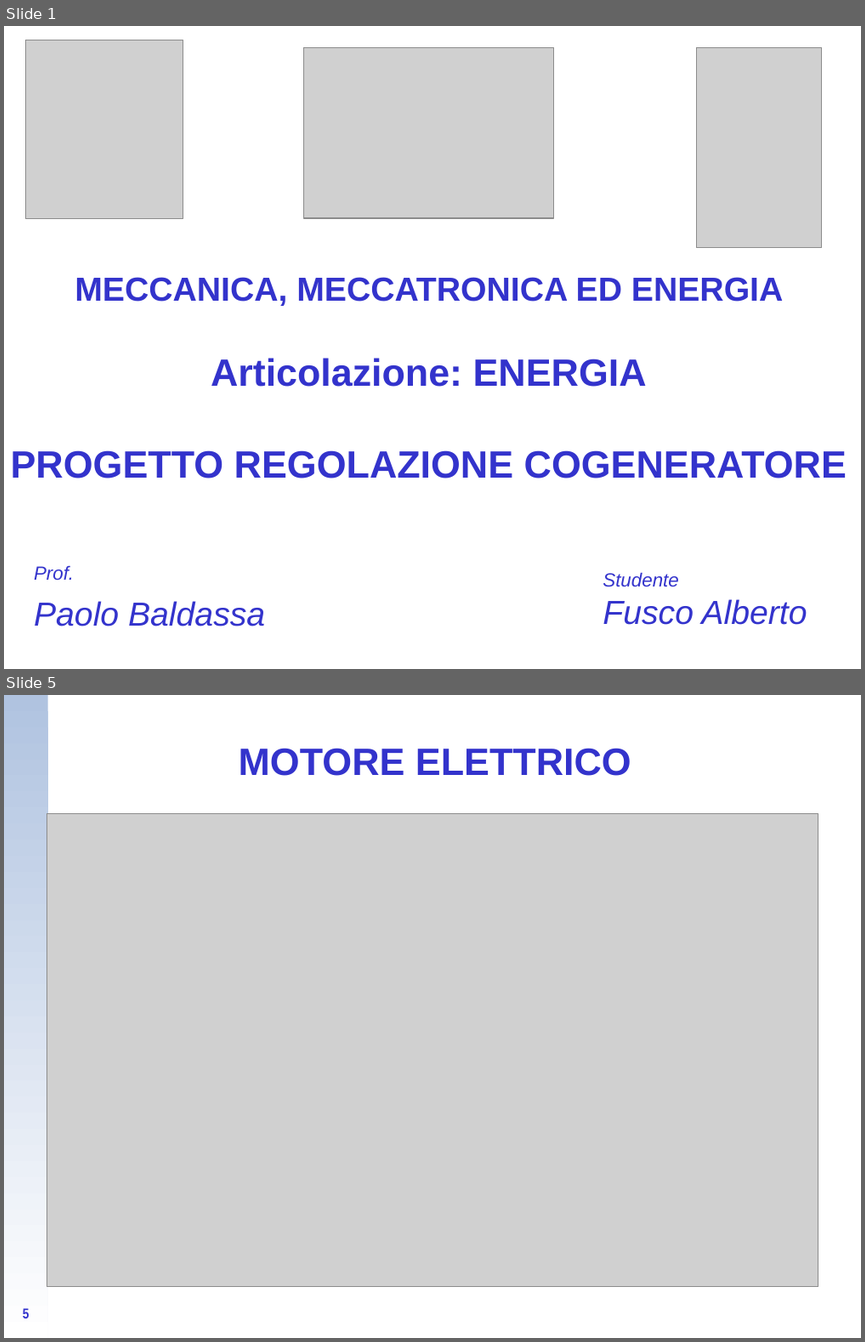
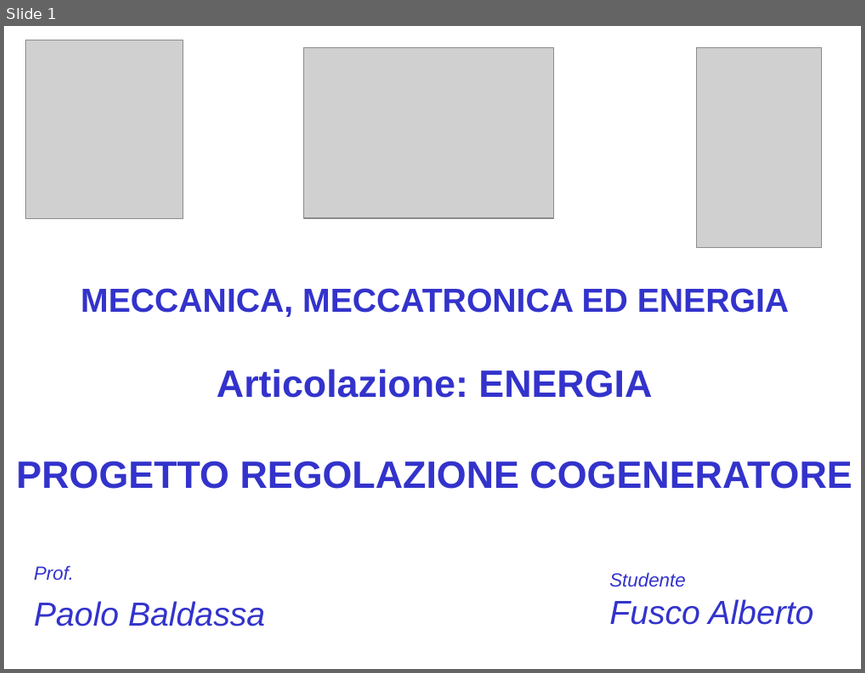
Before and after one commit to CampelloManuel/progetto-esame, a slide deck: tesina/Fusco Alberto.ppt. Shown one above the other, each under a label of ours: slides 1 and 5 before the commit, slide 1 after it; the slides between them are not shown. The pictures are 865x1342 and 865x673 pixels, drawn with LibreOffice and Linux fonts; fonts in the diff are those of the drawing; grey boxes stand for pictures; background and template pictures are left out. Boxes give left, top, right and bottom in pixels: in the first picture for what was removed or moved away, otherwise in the second. Text is boxed around its words. In the diff, an @@ line names an element or a change of style, - is before the commit and + after.

```diff
--- a/tesina/Fusco Alberto.ppt
+++ b/tesina/Fusco Alberto.ppt
@@ slide 5 removed at [4,695,861,1338], background picture (left out) @@
@@ rectangle removed at [4,695,47,1338] @@
@@ title removed at [239,748,631,776] @@
-MOTORE ELETTRICO
@@ picture removed at [46,814,818,1287] @@
@@ page number removed at [23,1308,30,1318] @@
-5
@@ slide 1 changed as well @@
@@ text "MECCANICA, MECCATRONICA ED ENERGIA Articolazione: ...": place and size @@
-text "MECCANICA, MECCATRONICA ED ENERGIA Articolazione: ..." at [11,277,846,478]
+text "MECCANICA, MECCATRONICA ED ENERGIA Articolazione: ..." at [16,288,851,488]
@@ text "Studente": place and size @@
-text "Studente" at [602,572,806,624]
+text "Studente" at [609,572,813,624]
```
Also in this commit, not shown: 4 other slides changed, 5 slides added, 4 other slides removed.
